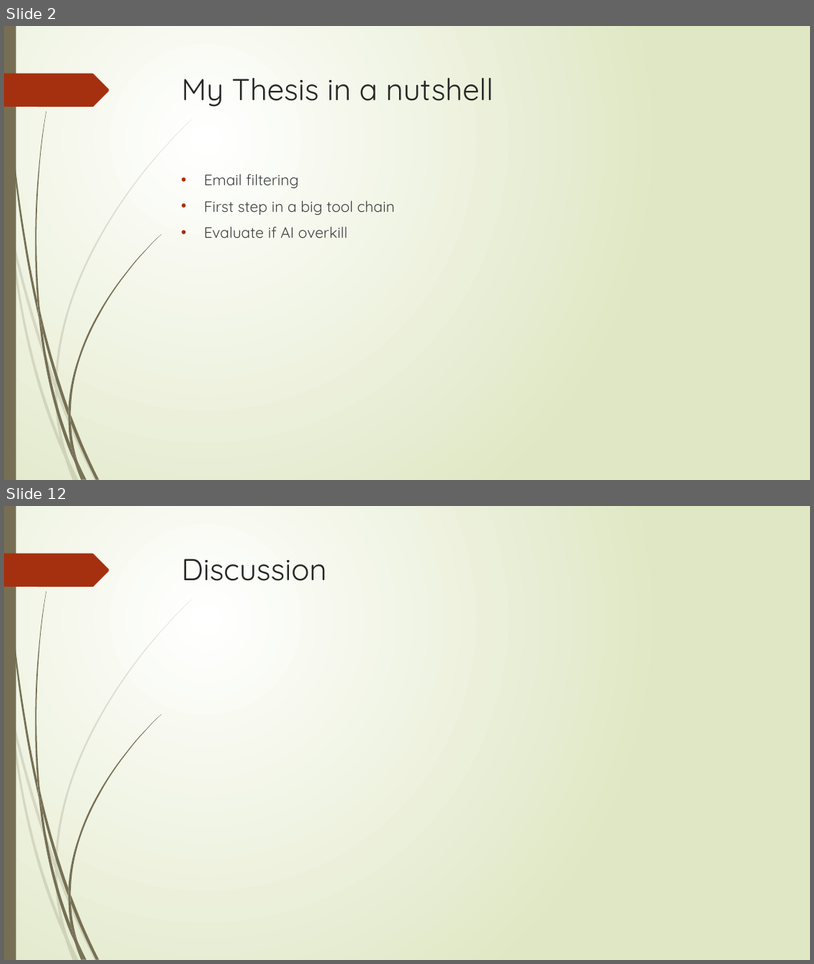
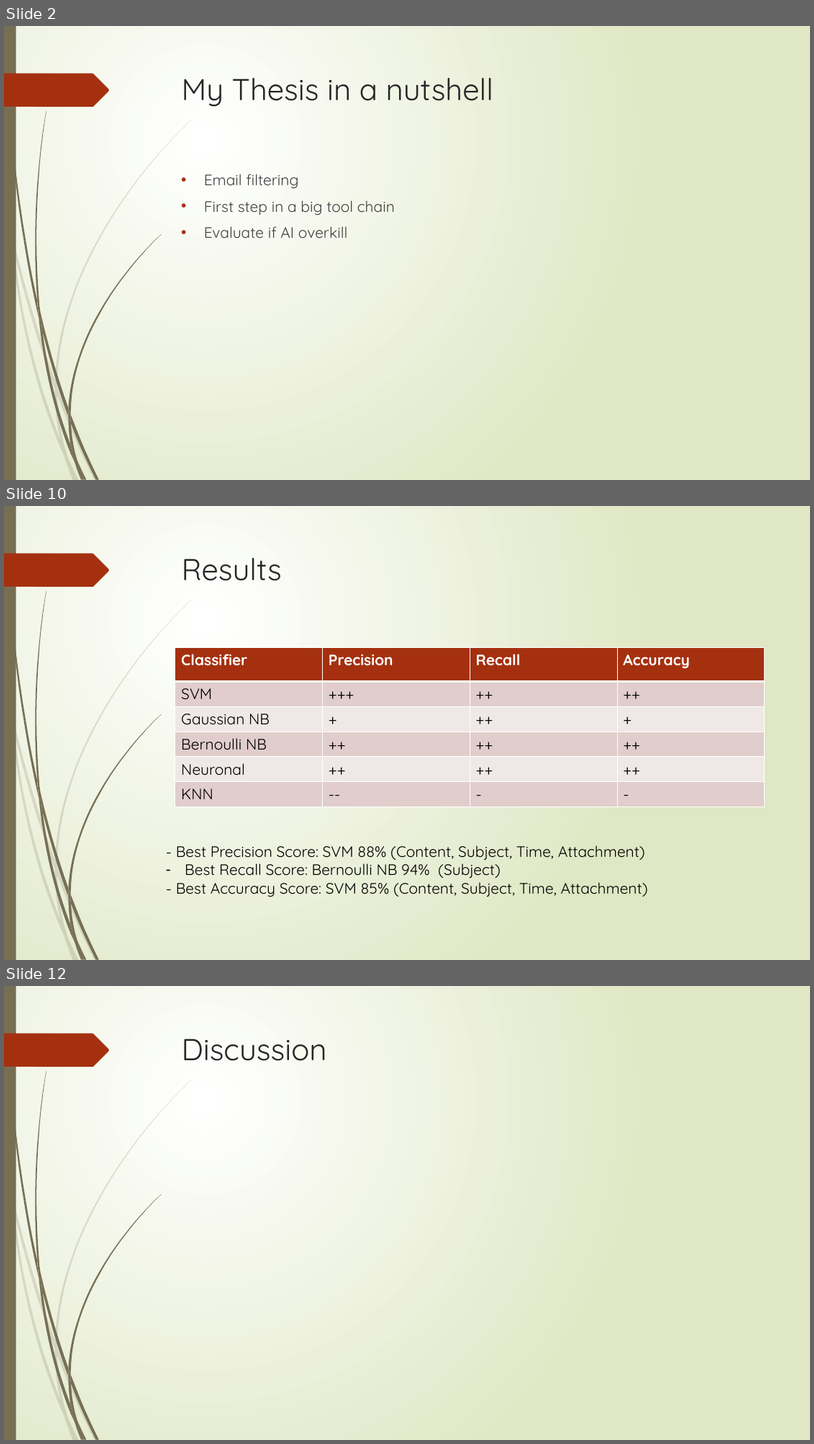
Before and after one commit to Bilobu/BachelorKI, a slide deck: Presentation.pptx. Shown one above the other, each under a label of ours: slides 2 and 12 before the commit, slides 2, 10 and 12 after it; the slides between them are not shown. The pictures are 814x964 and 814x1444 pixels, drawn with LibreOffice and Linux fonts; fonts in the diff are those of the drawing. Boxes give left, top, right and bottom in pixels: in the first picture for what was removed or moved away, otherwise in the second. Text is boxed around its words. In the diff, an @@ line names an element or a change of style, - is before the commit and + after.

```diff
--- a/Presentation.pptx
+++ b/Presentation.pptx
@@ slide 10 added at box(4, 506, 810, 960), background gradient #FFFFFF to #DFE8C4; not listed: 24 template elements that a slide beside it also shows @@
@@ title added at box(182, 558, 282, 581), 36 pt, text #262626 @@
+Results
@@ table added at box(175, 647, 766, 803), 6 rows, 4 columns @@
+Classifier | Precision | Recall | Accuracy
+SVM | +++ | ++ | ++
+Gaussian NB | + | ++ | +
+Bernoulli NB | ++ | ++ | ++
+Neuronal | ++ | ++ | ++
+KNN | -- | - | -
@@ text added at box(176, 845, 648, 897), 18 pt, text #000000 @@
+- Best Precision Score: SVM 88% (Content, Subject, Time, Attachment)
+– Best Recall Score: Bernoulli NB 94% (Subject)
+- Best Accuracy Score: SVM 85% (Content, Subject, Time, Attachment)
```
Also in this commit, not shown: 8 slides changed, 1 slide removed.
